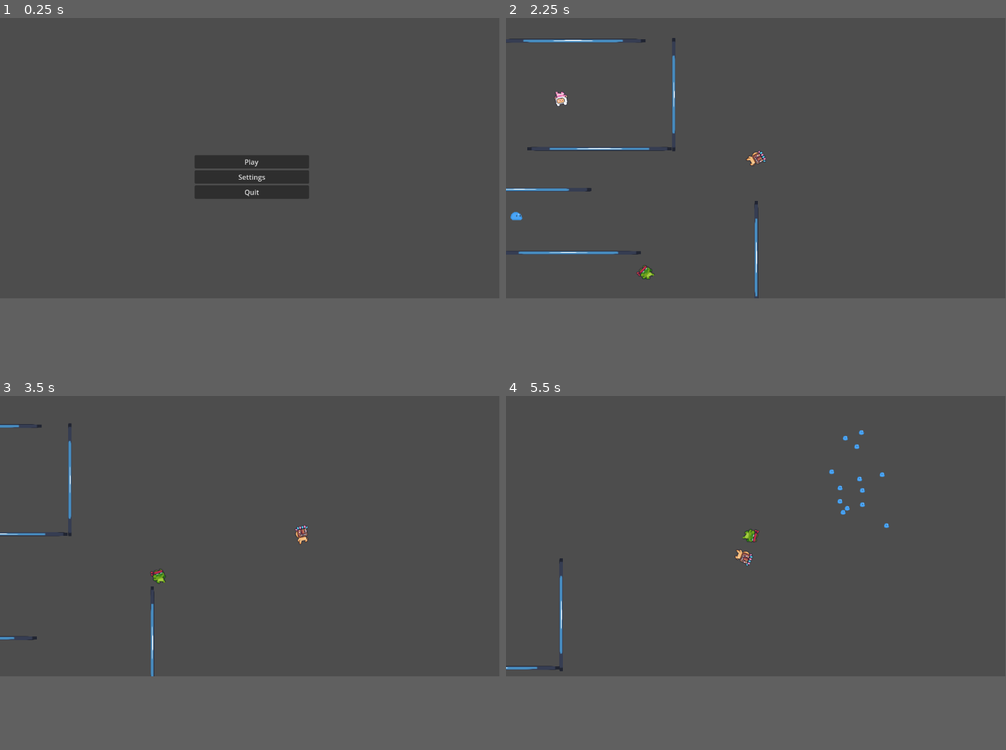
Above: before the commit, frames 1-4 (two rows, left to right).
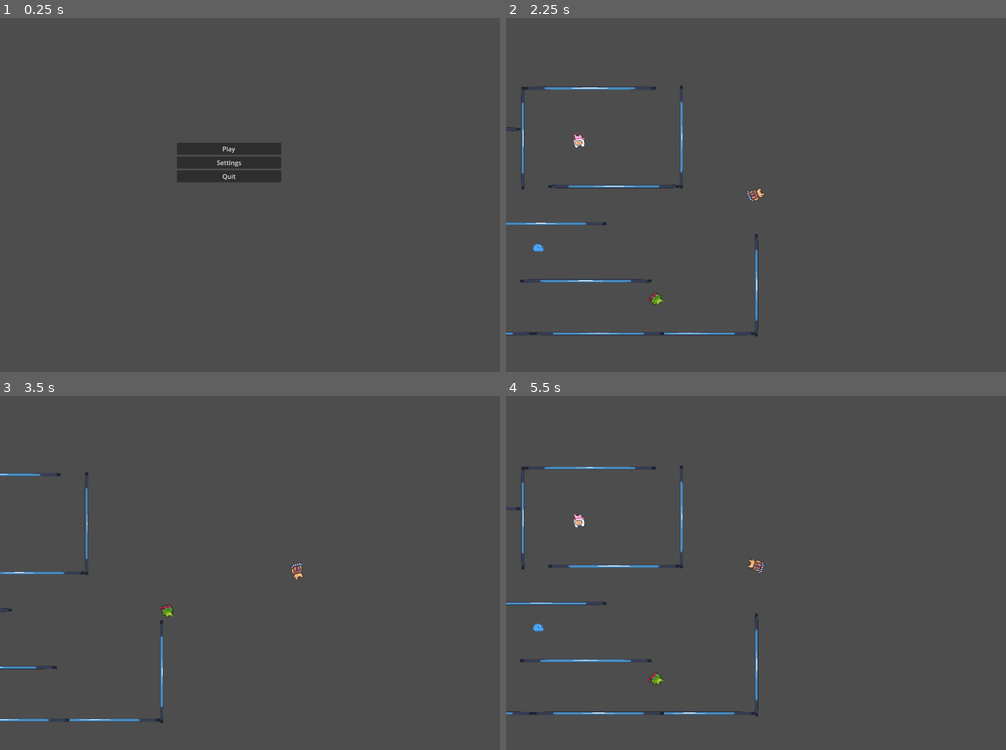
Above: after the commit, the same moments.

Repository: ArthurPesi/fundjogos
Game: Godot game, scene res://scenes/main_menu.tscn
Two runs of this game, one before a commit and one after it. Both use one fixed random seed, a clock stepped at 60 frames per second and the inputs below. The engine's default icon, where the game draws it, is replaced by a stand-in: a white triangle on a blue panel in a dark square.
Inputs (mouse positions are in pixels of both pictures, inside the frame that each line leads up to):
- Up to frame 1 (0.25 s): no input
- Up to frame 2 (2.25 s): click "Settings" at 0.5 s; click "Back" at 1.25 s; click "Play" at 2 s
- Up to frame 3 (3.5 s): move the mouse to (360, 523) at 2.77 s; press the mouse at (360, 523) at 2.78 s; hold D (right) from 2.78 s (still down); tap Space (get_weapon) at 3.05 s
- Up to frame 4 (5.5 s): move the mouse to (656, 551) at 3.52 s; release D (right) at 3.53 s; release the mouse at (656, 551) at 3.53 s; hold S (down) 3.53-4.28 s; tap Space (get_weapon) at 3.6, 4.55, 5.1 s; click (656, 551) at 3.8 s; move the mouse to (806, 473) at 4.27 s; press the mouse at (806, 473) at 4.28 s; hold D (right) 4.28-5.03 s; move the mouse to (731, 590) at 5.02 s; release the mouse at (731, 590) at 5.03 s; hold W (up) from 5.03 s (still down); click (731, 590) at 5.3 s
In our replay, the window is 799x449 before the commit and 800x567 after it. These sizes can differ from the game's own. Grey fills any space a smaller window leaves; there, only what the larger window draws over its background counts as a difference.

The runs differ from the first frame. In frame 1, 2.4% of the frame differs, in the area x 35-62%, y 35-51%; in frame 2, 2.9%, in the area x 0-52%, y 5-90%; in frame 3, 1.5%; in frame 4, 2.1%.

Commit message:
added ammo

Diff:
--- a/enemies/enemy_parent.gd
+++ b/enemies/enemy_parent.gd
@@ -64,4 +64,5 @@
 		var temp_drop = drop.instantiate()
 		temp_drop.position = position
 		temp_drop.z_index = 1
+		temp_drop.ammo = weapon.ammo
 		add_sibling(temp_drop)
--- a/enemies/revolver.gd
+++ b/enemies/revolver.gd
@@ -1,6 +1,8 @@
 extends Node2D
 
 @onready var parent: CharacterBody2D = $".."
+
+var ammo = 6
 
 var min_fire_timeout = 1
 var max_fire_timeout = 1.4
@@ -15,7 +17,8 @@
 
 func fireManager(dir, delta):
 	timeoutFire -= delta
-	if timeoutFire <= 0 and parent.check_for_los():
+	if timeoutFire <= 0 and parent.check_for_los() and ammo > 0:
+		ammo -= 1
 		var temp_bullet = bullet.instantiate()
 		parent.add_sibling(temp_bullet)
 		var spread_rad = randf_range(-precision, precision)
--- a/enemies/shotgun.gd
+++ b/enemies/shotgun.gd
@@ -3,6 +3,8 @@
 @onready var parent: CharacterBody2D = $".."
 
 var timeoutFire
+
+var ammo = 4
 
 const MIN_FIRE_TIMEOUT = 2
 const MAX_FIRE_TIMEOUT = 2.5
@@ -22,7 +24,8 @@
 
 func fireManager(dir, delta):
 	timeoutFire -= delta
-	if timeoutFire <= 0 and parent.check_for_los():
+	if timeoutFire <= 0 and parent.check_for_los() and ammo > 0:
+		ammo -= 1
 		for i in amount_of_bullets:
 			var temp_bullet = bullet.instantiate()
 			parent.add_sibling(temp_bullet)
--- a/enemies/uzi.gd
+++ b/enemies/uzi.gd
@@ -1,7 +1,6 @@
 extends Node2D
 
 @onready var parent: CharacterBody2D = $".."
-
 
 const MAX_SPEED = 200
 const ACCELERATION = 0.08
@@ -14,7 +13,7 @@
 const CLIP_SIZE = 30
 const RELOAD_TIME = 1
 var curr_reload = 0
-var curr_ammo = CLIP_SIZE
+var ammo = CLIP_SIZE
 @onready var bullet = preload("res://bullet_evil.tscn")
 var timeoutFire
 var amount_of_bullets
@@ -25,16 +24,16 @@
 
 func fireManager(dir, delta):
 	timeoutFire -= delta
-	if timeoutFire <= 0 and curr_ammo > 0 and parent.check_for_los():
+	if timeoutFire <= 0 and ammo > 0 and parent.check_for_los():
 		var temp_bullet = bullet.instantiate()
 		parent.add_sibling(temp_bullet)
 		var spread_rad = randf_range(-PRECISION, PRECISION)
 		dir = Vector2(dir.x * cos(spread_rad) - dir.y * sin(spread_rad), dir.x * sin(spread_rad) + dir.y * cos(spread_rad))
 		temp_bullet.start(parent.position, dir.normalized(), randf_range(MIN_BULLET_SPEED, MAX_BULLET_SPEED), BULLET_DURATION)
 		timeoutFire = randf_range(MIN_FIRE_TIMEOUT, MAX_FIRE_TIMEOUT)
-		curr_ammo -= 1
-	if curr_ammo <= 0:
+		ammo -= 1
+	if ammo <= 0:
 		curr_reload += delta
 		if curr_reload >= RELOAD_TIME:
-			curr_ammo = CLIP_SIZE
+			ammo = CLIP_SIZE
 			curr_reload = 0
--- a/enemies/weapon_dropped.gd
+++ b/enemies/weapon_dropped.gd
@@ -1,5 +1,6 @@
 extends Area2D
 
+var ammo
 
 func _on_body_entered(body: Node2D) -> void:
 	if body.is_in_group("player"):
--- a/player.gd
+++ b/player.gd
@@ -49,13 +49,16 @@
 	for i in amount_weapons:
 		if curr_collect.is_in_group(possible_weapons[i]):
 			if weapon_holding:
+				if weapon_holding.ammo > 0:
+					var just_dropped = weapon_dropped_presets[curr_weapon_value].instantiate()
+					just_dropped.position = position
+					just_dropped.z_index = 1
+					just_dropped.ammo = weapon_holding.ammo
+					add_sibling(just_dropped)
 				weapon_holding.queue_free()
-				var just_dropped = weapon_dropped_presets[curr_weapon_value].instantiate()
-				just_dropped.position = position
-				just_dropped.z_index = 1
-				add_sibling(just_dropped)
 			curr_weapon_value = i
 			weapon_holding = weapon_holding_presets[i].instantiate()
+			weapon_holding.ammo = curr_collect.ammo
 			add_child(weapon_holding)
 			curr_collect.queue_free()
 
--- a/project.godot
+++ b/project.godot
@@ -14,6 +14,11 @@
 run/main_scene="uid://bcufqis3pixpv"
 config/features=PackedStringArray("4.4", "GL Compatibility")
 config/icon="res://icon.svg"
+
+[display]
+
+window/size/viewport_width=1268
+window/size/viewport_height=900
 
 [input]
 
--- a/revolver_player.gd
+++ b/revolver_player.gd
@@ -1,6 +1,8 @@
 extends AnimatedSprite2D
 
 @onready var parent: CharacterBody2D = $".."
+
+var ammo = 6
 
 var min_fire_timeout = 1
 var max_fire_timeout = 1.4
@@ -16,9 +18,10 @@
 		timer -= delta
 
 func shoot():
-	if timer > 0:
+	if timer > 0 or ammo <= 0:
 		return
 
+	ammo -= 1
 	var temp_bullet = bullet.instantiate()
 	parent.add_sibling(temp_bullet)
 	var spread_rad = randf_range(-precision, precision)
--- a/scenes/level.gd
+++ b/scenes/level.gd
@@ -15,7 +15,7 @@
 
 func _on_player_player_dead() -> void:
 	if get_tree():
-		pass#get_tree().reload_current_scene()
+		get_tree().reload_current_scene()
 
 func _on_play_pressed() -> void:
 	get_tree().change_scene_to_file("res://scenes/scene_2d.tscn")
--- a/shotgun_player.gd
+++ b/shotgun_player.gd
@@ -1,6 +1,8 @@
 extends AnimatedSprite2D
 
 @onready var parent: CharacterBody2D = $".."
+
+var ammo = 4
 
 const PRECISION = 0.27
 const MIN_BULLETS = 10
@@ -18,9 +20,9 @@
 		timer -= delta
 
 func shoot():
-	if timer > 0:
+	if timer > 0 or ammo <= 0:
 		return
-
+	ammo -= 1
 	amount_of_bullets = randf_range(MIN_BULLETS, MAX_BULLETS)
 	for i in amount_of_bullets:
 		var temp_bullet = bullet.instantiate()
--- a/uzi_player.gd
+++ b/uzi_player.gd
@@ -1,6 +1,8 @@
 extends AnimatedSprite2D
 
 @onready var parent: CharacterBody2D = $".."
+
+var ammo = 50
 
 const PRECISION = 0.32
 const BULLET_DURATION = 0.5
@@ -15,9 +17,10 @@
 		timer -= delta
 
 func shoot():
-	if timer > 0:
+	if timer > 0 or ammo <= 0:
 		return
 
+	ammo -= 1
 	var temp_bullet = bullet.instantiate()
 	parent.add_sibling(temp_bullet)
 	var spread_rad = randf_range(-PRECISION, PRECISION)
